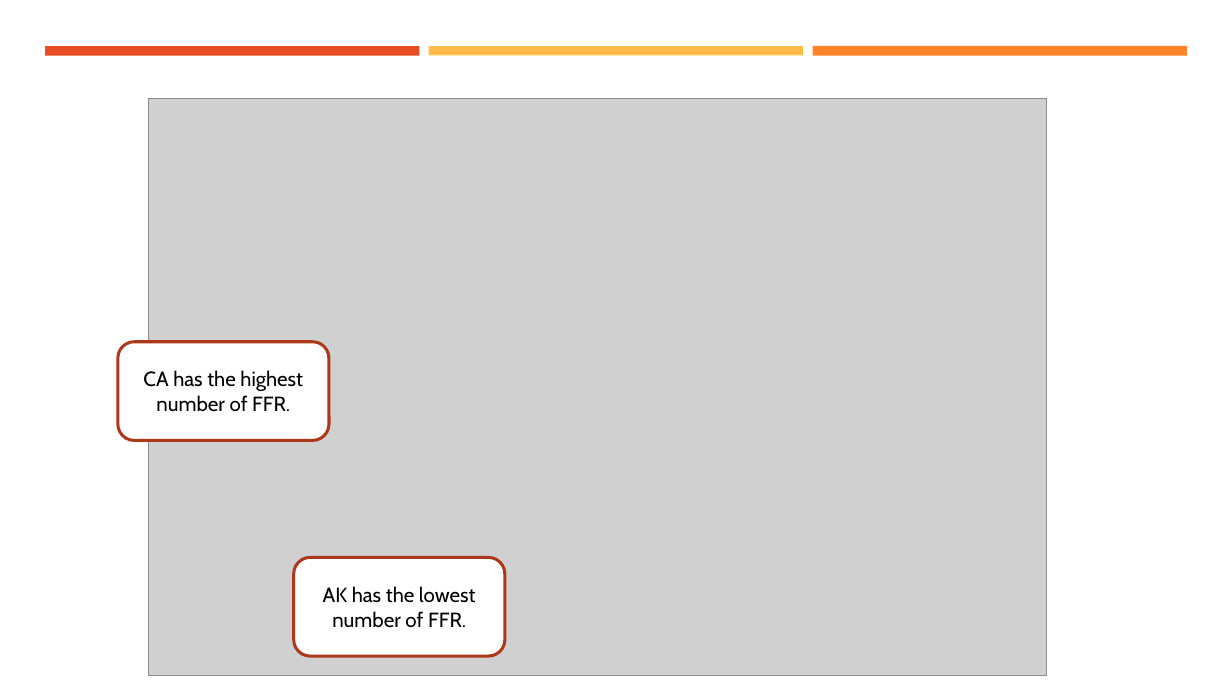
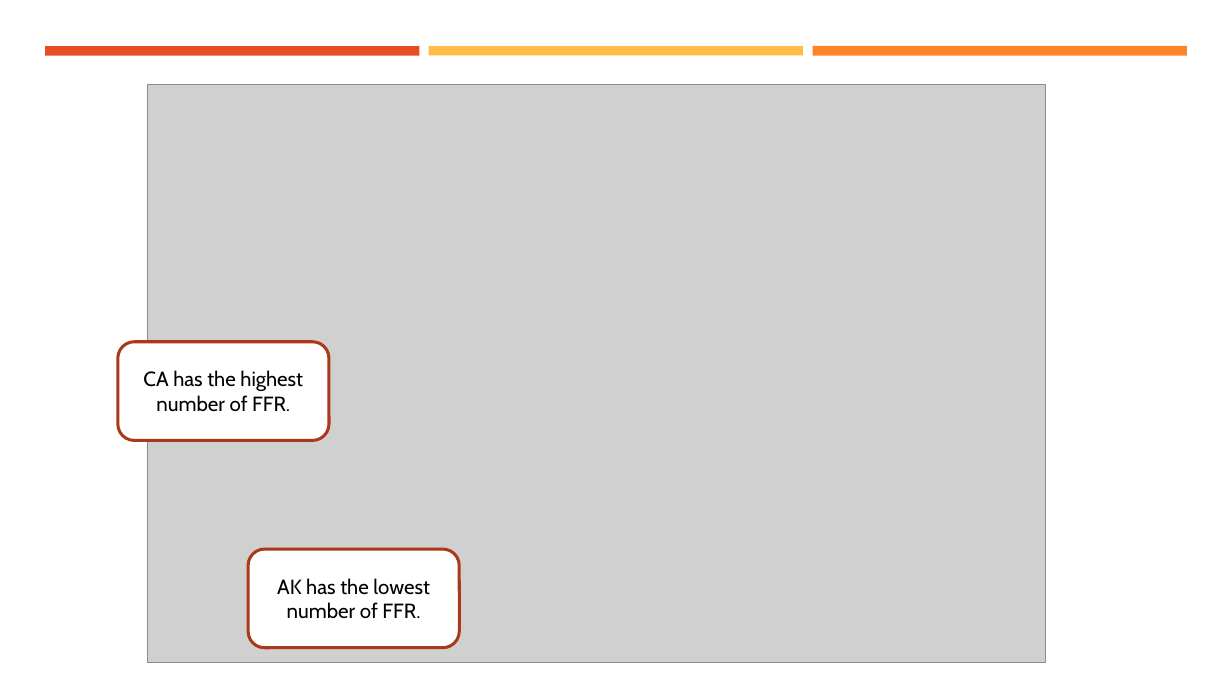
Before and after one commit to tduszyk/Supersize_America, a slide deck: slide 6 of ppt_final.pptx. Drawn at 1232x693 pixels with LibreOffice and Linux fonts; fonts in the diff are those of the drawing; grey boxes stand for pictures. Boxes give left, top, right and bottom in pixels: in the first picture for what was removed or moved away, otherwise in the second. Text is boxed around its words. In the diff, an @@ line names an element or a change of style, - is before the commit and + after.

```diff
--- a/ppt_final.pptx
+++ b/ppt_final.pptx
@@ picture: place and size @@
-picture at bbox=[149, 99, 1047, 676]
+picture at bbox=[147, 85, 1045, 663]
@@ rounded rectangle "AK has the lowest number ...": place and size @@
-rounded rectangle "AK has the lowest number ..." at bbox=[293, 557, 504, 655]
+rounded rectangle "AK has the lowest number ..." at bbox=[248, 549, 458, 648]
```
Also in this commit, not shown: 4 other slides changed.
